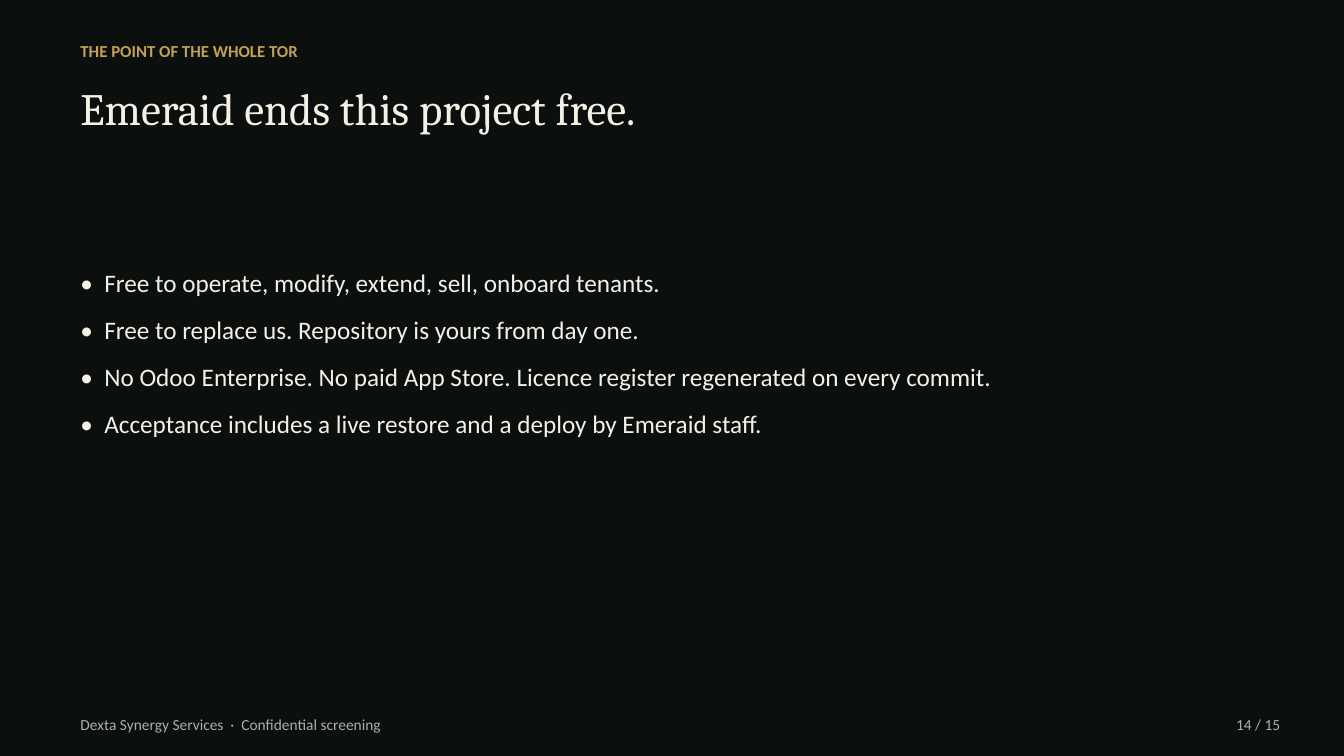
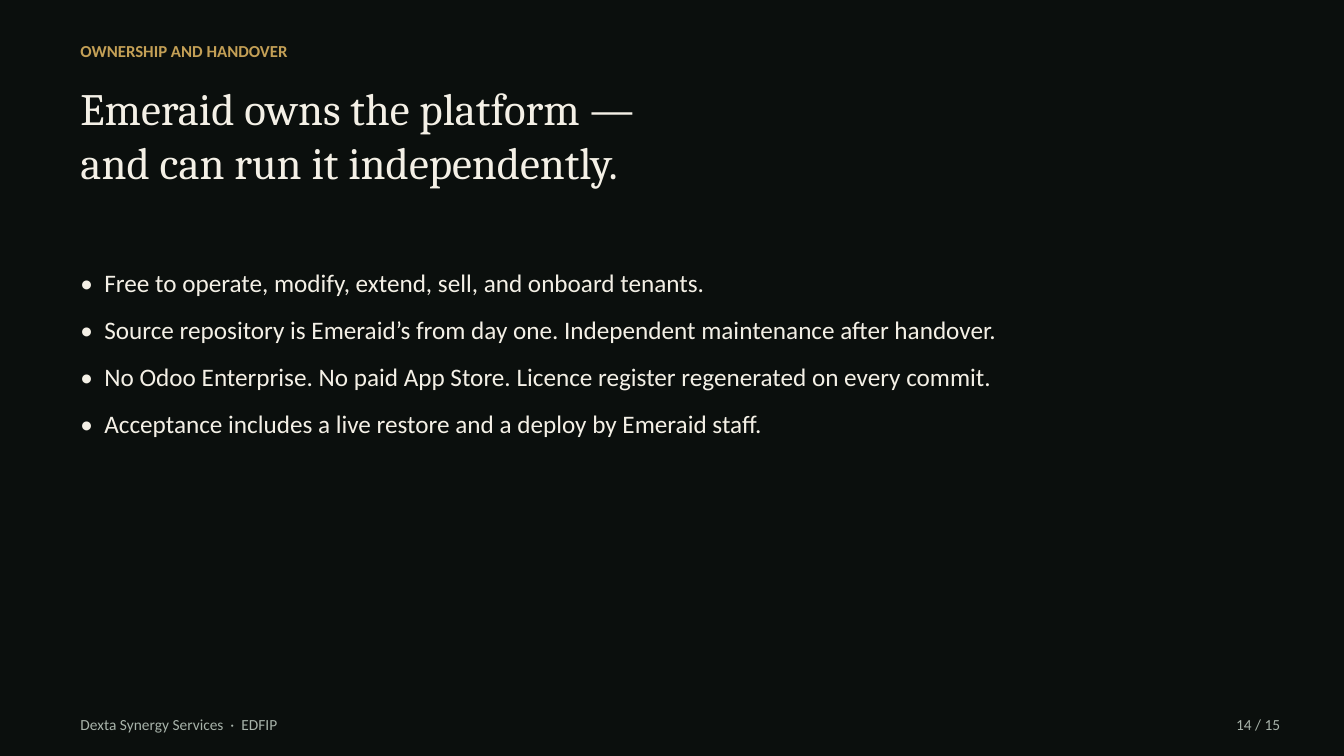
Before and after one commit to hanson1997/test, a slide deck: slide 14 of edfip-screening/EDFIP_Screening_Dexta.pptx. Drawn at 1344x756 pixels with LibreOffice and Linux fonts; fonts in the diff are those of the drawing. Boxes give left, top, right and bottom in pixels: in the first picture for what was removed or moved away, otherwise in the second. Text is boxed around its words. In the diff, an @@ line names an element or a change of style, - is before the commit and + after.

```diff
--- a/edfip-screening/EDFIP_Screening_Dexta.pptx
+++ b/edfip-screening/EDFIP_Screening_Dexta.pptx
@@ text at (80,46,288,57): text changed @@
-THE POINT OF THE WHOLE TOR
+OWNERSHIP AND HANDOVER
@@ text at (80,93,618,189): text changed @@
-Emeraid ends this project free.
+Emeraid owns the platform —
+and can run it independently.
@@ text at (104,274,995,343): text changed @@
-• Free to operate, modify, extend, sell, onboard tenants.
-• Free to replace us. Repository is yours from day one.
+• Free to operate, modify, extend, sell, and onboard tenants.
+• Source repository is Emeraid’s from day one. Independent maintenance after handover.
@@ text at (80,719,277,733): text changed @@
-Dexta Synergy Services · Confidential screening
+Dexta Synergy Services · EDFIP
```
Also in this commit, not shown: 14 other slides changed, 4 other files.
